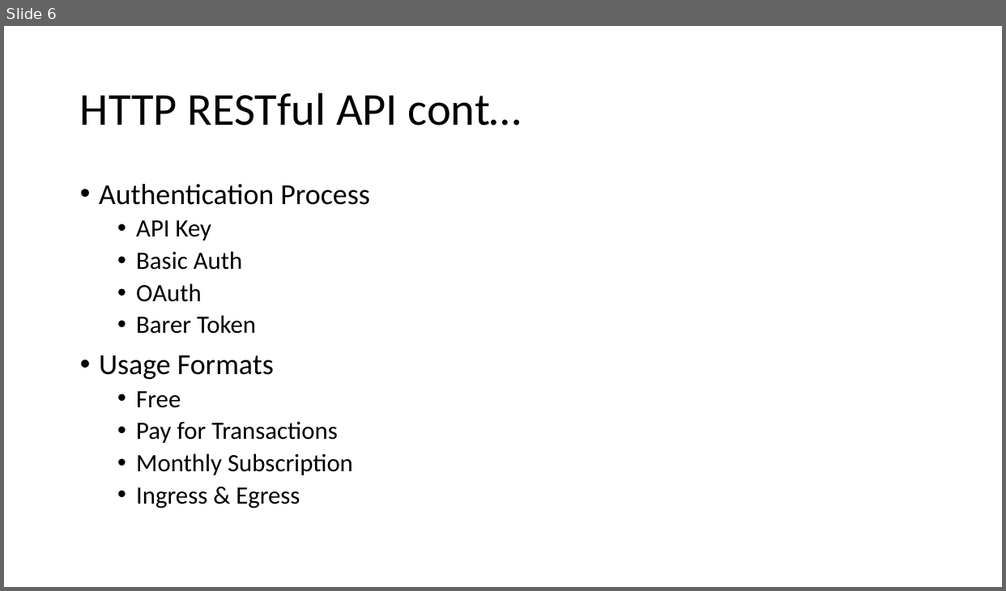
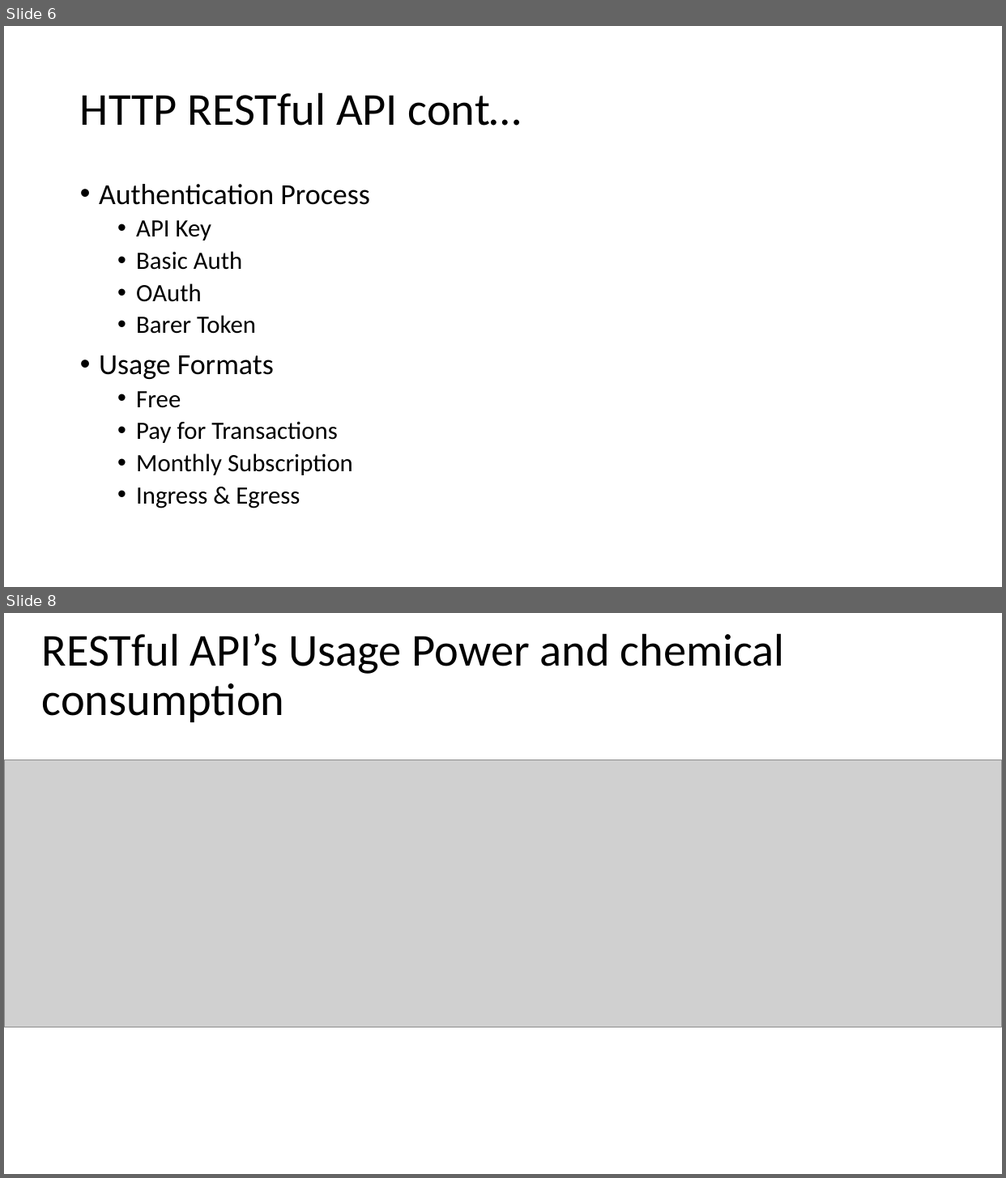
Before and after one commit to archserver/wdd230, a slide deck: api/Documents/API’s.pptx. Shown one above the other, each under a label of ours: slide 6 before the commit, slides 6 and 8 after it; the slides between them are not shown. The pictures are 1006x591 and 1006x1178 pixels, drawn with LibreOffice and Linux fonts; fonts in the diff are those of the drawing; grey boxes stand for pictures. Boxes give left, top, right and bottom in pixels: in the first picture for what was removed or moved away, otherwise in the second. Text is boxed around its words. In the diff, an @@ line names an element or a change of style, - is before the commit and + after.

```diff
--- a/api/Documents/API’s.pptx
+++ b/api/Documents/API’s.pptx
@@ slide 8 added at <box>4,613,1002,1174</box>, background #FFFFFF @@
@@ title added at <box>42,633,785,722</box>, 44 pt, text #000000 @@
+RESTful API’s Usage Power and chemical consumption
@@ picture added at <box>4,760,1002,1028</box> @@
```
Also in this commit, not shown: 1 slide changed, 6 other slides added, 14 other files.
